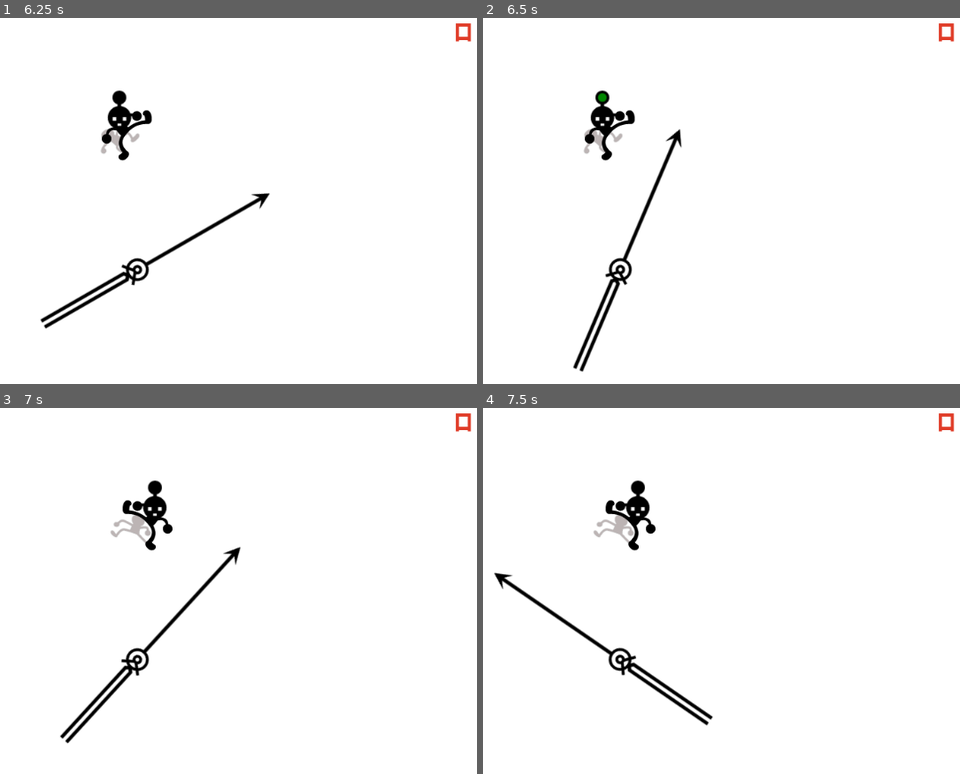
Above: before the commit, frames 1-4 (two rows, left to right).
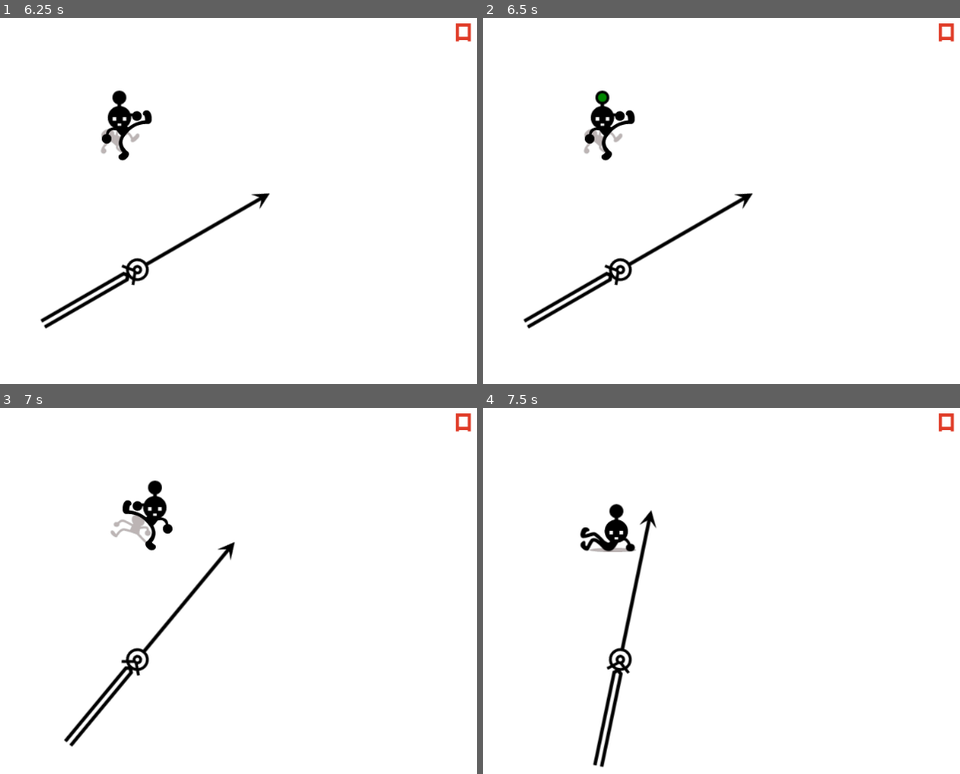
Above: after the commit, the same moments.

Repository: NoodleSushi/Mr-Upbeat-Godot-Remake
Game: Godot game, scene res://Node2D.tscn
The game is run twice, just before and just after one commit, with the same random seed, the same clock (stepped at 60 frames per second) and the same inputs.
Inputs:
- Up to frame 1 (6.25 s): tap Enter (ui_accept) at 0.5, 0.77, 1.25, 1.52, 2, 2.75, 3.02, 3.5, 3.77, 4.25, 4.52, 6.02 s
- Up to frame 2 (6.5 s): no input
- Up to frame 3 (7 s): tap Enter (ui_accept) at 6.77 s
- Up to frame 4 (7.5 s): no input

Frame 1 is identical in both runs. In frame 2, 2.0% of the frame differs, in the area x 8-57%, y 30-97%; in frame 3, 1.5%; in frame 4, 3.4%, in the area x 2-49%, y 19-99%.

Commit message:
Fixed Sudden Early Countdown

Diff:
--- a/Knome.gd
+++ b/Knome.gd
@@ -10,7 +10,7 @@
 
 #GLOBAL AND GAMEPLAY STATES
 enum {GAME_IN,GAME_OUT}
-enum {GLOBAL_COUNT,GLOBAL_PLAY}
+enum {GLOBAL_COUNT,GLOBAL_PLAY,GLOBAL_OVER}
 
 #AUDIO PLAYBACK SEQUENCES
 var audio_step = [AUDIO_TICK_LEFT,AUDIO_BEEP,AUDIO_TICK_RIGHT,AUDIO_BEEP]
@@ -46,9 +46,11 @@
 	Score += 1
 	$Score.set_text(str(Score))
 
-func _epicfail():
+func _epicfail(index):
 	#get_tree().quit()
 	print("fail",beat_timer)
+	GlobalState = GLOBAL_OVER
+	$MrUpbeat/move.play((["trip_left","trip_right"])[index])
 
 func play_audio(Audio):
 	if typeof(Audio) != TYPE_STRING:
@@ -88,6 +90,8 @@
 		play_audio(audio_count[tick_phase])
 		tick_phase = (tick_phase+1)%17
 		if tick_phase == 16:
+			beat_timer = 0
+			beats = 0
 			tick_phase = 0
 			GlobalState = GLOBAL_PLAY
 
@@ -107,20 +111,22 @@
 	match InState:
 		GAME_OUT:
 			if mid > spb()-spb()/8:
-				if tick_phase == 1 and !step_left: _epicfail()
-				if tick_phase == 3 and step_left: _epicfail()
+				if tick_phase == 1 and !step_left: _epicfail(1)
+				if tick_phase == 3 and step_left: _epicfail(0)
 				if tick_phase == 1 or tick_phase == 3: InState = GAME_IN
 			pass
 		GAME_IN:
 			if mid > spb()/8:
-				if tick_phase == 2 and step_left: _epicfail()
-				if tick_phase == 0 and !step_left: _epicfail()
+				if tick_phase == 2 and step_left: _epicfail(0)
+				if tick_phase == 0 and !step_left: _epicfail(1)
 				if tick_phase == 2 or tick_phase == 0: InState = GAME_OUT
 			pass
 	if beats > 0: $Metronome.set_rotation_degrees(90+Rotation*60)
 	if (beats+beat_timer)/spb() > 64:
 		Bpm += floor(SpeedUp)
 		SpeedUp += .5
+		beat_timer = 0
+		beats = 0
 		tick_phase = 0
 		GlobalState = GLOBAL_COUNT
 		$Ding.play()
